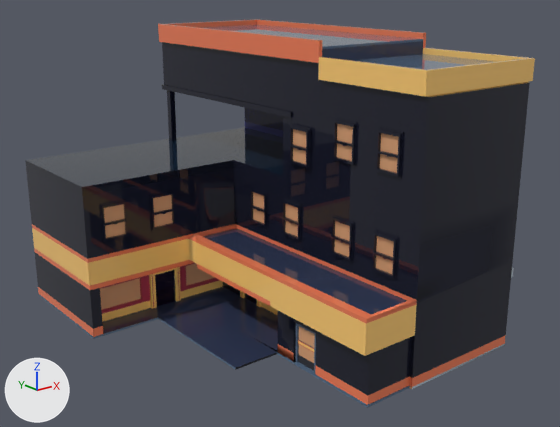
One commit to the FBX model Shader Test/Assets/My Assets/Art/Objects/Buildings/Meshes/Building_Wide04.fbx: the scene before it, then after it.
Both versions are drawn from a 50 mm camera at (16.64, -81.01, 14.19) aimed at (32.94, -60.63, 6.04). The axes (+X, +Y, +Z) are drawn at lower left. The lights are the same throughout. Where no turn or scale is listed for an object, it has been applied to the vertices.

Script lines for the objects in view, before the commit:
```python
me_cube_1355 = bpy.data.meshes.new('Cube.1355')
me_cube_1355.from_pydata(...)  # 2969 vertices, 2907 faces; spans x -2.58..8.43, y -4.39..9.84, z -0.12..10.23
# faces by material slot: [2745, 162]
me_cube_1355.materials.append(mat_palette_specials)  # picture img_palette_specials_png
me_cube_1355.materials.append(mat_businesswindow_light)  # beige #dba276
# before: 17 (3.39, 0.0, 9.53) at pixel (318, 63), 125 (3.52, 0.0, 9.53), 1324 (3.39, 0.0, 9.02) at pixel (318, 79), 1328 (3.39, 0.0, 9.51) at pixel (318, 63), 1420 (3.52, 0.0, 9.02) at pixel (321, 79)
# before: 1442 (3.39, 0.0, 9.72) at pixel (318, 56), 1840 (3.39, -0.84, 9.02) at pixel (336, 82), 1842 (3.39, -0.84, 9.51) at pixel (337, 66), 1846 (3.39, -0.84, 9.72) at pixel (337, 59)
me_cube_1357 = bpy.data.meshes.new('Cube.1357')
me_cube_1357.from_pydata(...)  # 95 vertices, 73 faces; spans x 0.0..0.067, y 0.0..0.958, z 0.0..1.428
# faces by material slot: [71, 2]
me_cube_1357.materials.append(mat_palette_specials)  # picture img_palette_specials_png
me_cube_1357.materials.append(mat_businesswindow_light)  # beige #dba276
ob_cube_581 = bpy.data.objects.new('Cube.581', me_cube_1355)
ob_cube_581.location = (29.52, -62.6, 1.9)
ob_cube_582 = bpy.data.objects.new('Cube.582', me_cube_1357)
ob_cube_582.location = (31.25, -64.52, 1.97)
```
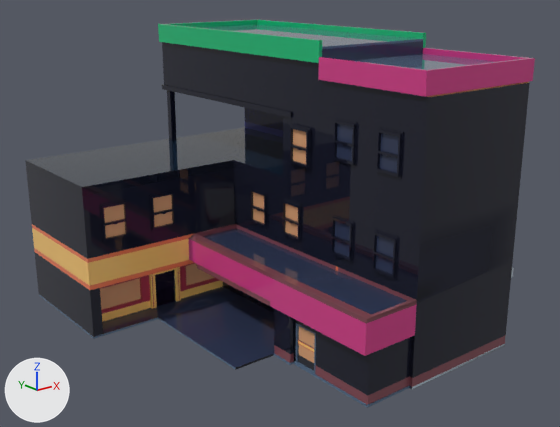
Where the newer file only moved an object's origin or applied its transform, the numbers keep the older frame.

The change, as a diff of the scene's bpy script:
```diff
--- a/Shader Test/Assets/My Assets/Art/Objects/Buildings/Meshes/Building_Wide04.fbx.py
+++ b/Shader Test/Assets/My Assets/Art/Objects/Buildings/Meshes/Building_Wide04.fbx.py
@@ me_cube_1355 @@
 # used by ob_cube_581; location = (29.52, -62.6, 1.9)
 # verts and faces of me_cube_1355; kept vertices keep their numbers, new ones are numbered from 2969
-me_cube_1355.from_pydata(...)  # 2969 vertices, 2907 faces; spans x -2.58..8.43, y -4.39..9.84, z -0.12..10.23
+me_cube_1355.from_pydata(...)  # 2922 vertices, 2866 faces; spans x -2.58..8.43, y -4.39..9.84, z -0.12..10.23
+# me_cube_1355 part 1: the loose piece of 60 vertices spanning x 3.47..3.83, y 3.27..4.54, z 0.06..1.62 is deleted
+# me_cube_1355 part 2
+# 1 vertex is removed from x 8.35, y 0.0, z 9.51
+# 8 faces are deleted
+# 15 new vertices lie (-0.14, 0.0, 0.0) away from vertices in x 1.71..8.35, y -0.84..0.0, z 0.0..9.53
+# 24 new faces join them, mat_palette_specials (picture img_palette_specials_png)
+# me_cube_1355 part 3
+delete_vertices([1328])  # with the faces that use them
+faces += [(17, 1842, 1846, 1442), (17, 1324, 1840, 1842), (17, 125, 1420, 1324)]  # mat_palette_specials (picture img_palette_specials_png)
+# me_cube_1355 part 4: 274 kept faces spanning x -2.58..8.35, y -4.39..9.8, z 0.0..10.23 get new texture (UV) coordinates
+# me_cube_1355 part 5: 87 faces spanning x 0.0..8.24, y -4.38..4.91, z 0.0..7.75 switch from mat_businesswindow_light (beige #dba276) to mat_palette_specials (picture img_palette_specials_png)
```

Changed parts and their boxes (x1, y1, x2, y2) in the pictures (560 x 427 px; the box of a moved part takes in the faces that stretch with it):
part 1 of me_cube_1355, deleted: before (240, 291, 261, 307)
part 2 of me_cube_1355, built on: before (277, 310, 294, 363); after (274, 309, 294, 365)
part 3 of me_cube_1355, moved or reshaped: (318, 57, 337, 82) in both
part 4 of me_cube_1355, surface changed (orange to pink): (38, 19, 535, 405) in both
part 5 of me_cube_1355, recoloured (brown to blue): (334, 124, 412, 389) in both
